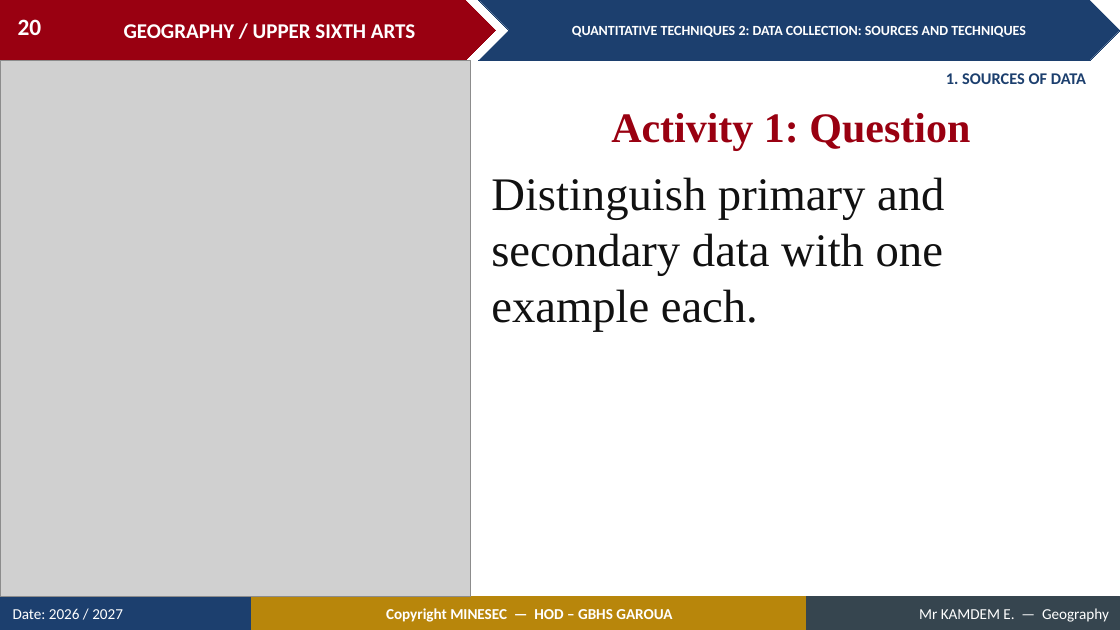
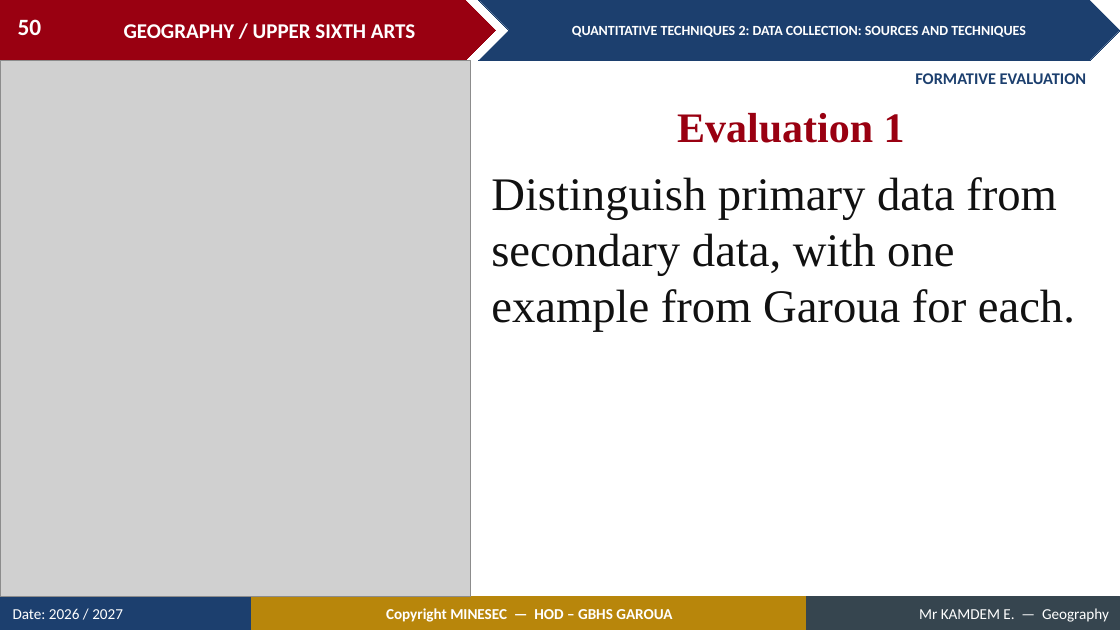
Before and after one commit to Berthautk/linea-github, a slide deck: slide 50 of lecons/USA/Practical Geography/11_USA_PRA_QT02_Data_Collection_Sources_and_Techniques.pptx (slide 20 before the commit). Drawn at 1120x630 pixels with LibreOffice and Linux fonts; fonts in the diff are those of the drawing; grey boxes stand for pictures. Boxes give left, top, right and bottom in pixels: in the first picture for what was removed or moved away, otherwise in the second. Text is boxed around its words. In the diff, an @@ line names an element or a change of style, - is before the commit and + after.

```diff
--- a/lecons/USA/Practical Geography/11_USA_PRA_QT02_Data_Collection_Sources_and_Techniques.pptx
+++ b/lecons/USA/Practical Geography/11_USA_PRA_QT02_Data_Collection_Sources_and_Techniques.pptx
@@ page number at (18,19,42,35): text changed @@
-20
+50
@@ text at (915,73,1086,84): text changed @@
-1. SOURCES OF DATA
+FORMATIVE EVALUATION
@@ text at (677,113,905,143): text changed @@
-Activity 1: Question
+Evaluation 1
@@ text at (491,177,1075,332): text changed @@
-Distinguish primary and secondary data with one example each.
+Distinguish primary data from secondary data, with one example from Garoua for each.
```
Also in this commit, not shown: 43 other slides changed, 14 slides added, 7 slides removed, 55 other files.
